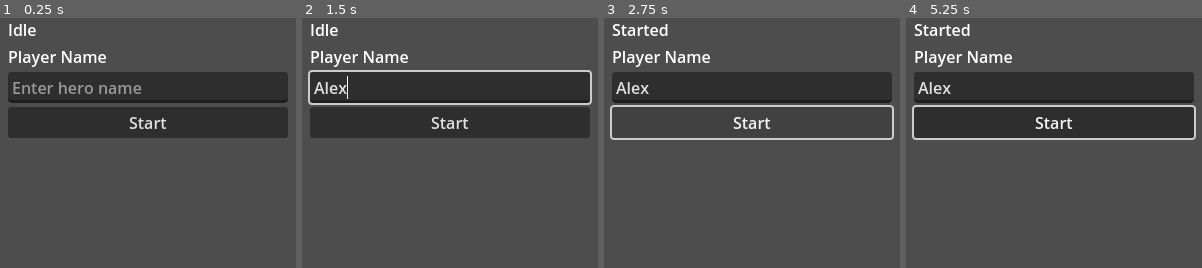
Above: before the commit, frames 1-4 (left to right).
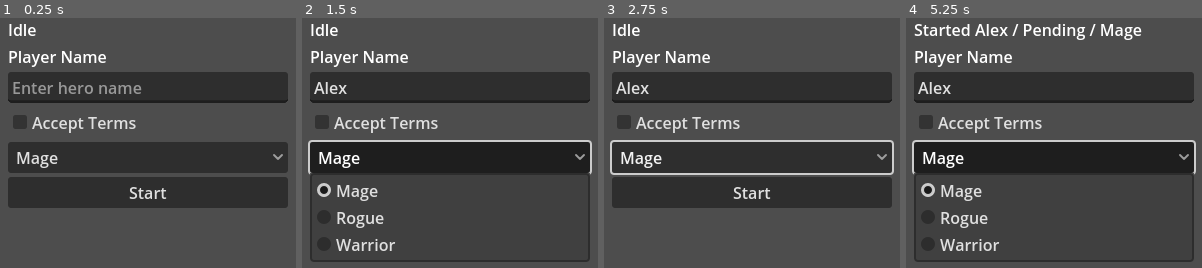
Above: after the commit, the same moments.

Repository: mewhhaha/godoteer
Game: Godot game, scene res://scenes/sample_app.tscn
Two runs of this game, one before a commit and one after it. Both use one fixed random seed, a clock stepped at 60 frames per second and the inputs below.
Inputs (mouse positions are in pixels of both pictures, inside the frame that each line leads up to):
- Up to frame 1 (0.25 s): no input
- Up to frame 2 (1.5 s): click (450, 88) at 0.52 s; type "Alex" at 0.6 s; click (450, 158) at 1.25 s, where only the run after the commit has a clickable "Mage"
- Up to frame 3 (2.75 s): click "Start" at 2 s
- Up to frame 4 (5.25 s): click "Start" at 2.75 s; click (1054, 123) at 3.5 s, where only the run after the commit has a clickable "Accept Terms"; click (1054, 123) at 4.25 s, where only the run after the commit has a clickable "Accept Terms"; click (1054, 158) at 5 s, where only the run after the commit has a clickable "Mage"

The runs differ from the first frame. In frame 1, 35% of the frame differs, in the area x 2-98%, y 35-76%; in frame 2, 29%; in frame 3, 28%; in frame 4, 31%.

Commit message:
Add locator actions, waited assertions, and dir test runs
Co-authored-by: Codex <noreply@openai.com>

Diff:
--- a/sample_project/scenes/sample_app.tscn
+++ b/sample_project/scenes/sample_app.tscn
@@ -33,6 +33,24 @@
 accessibility_name = "Player Name"
 accessibility_description = "Type player name before starting"
 
+[node name="TermsToggle" type="CheckBox" parent="FormPanel"]
+layout_mode = 2
+text = "Accept Terms"
+accessibility_description = "Accept terms before starting"
+
+[node name="RoleSelect" type="OptionButton" parent="FormPanel"]
+layout_mode = 2
+item_count = 3
+popup/item_0/text = "Mage"
+popup/item_0/id = 0
+popup/item_1/text = "Rogue"
+popup/item_1/id = 1
+popup/item_2/text = "Warrior"
+popup/item_2/id = 2
+selected = 0
+accessibility_name = "Role"
+accessibility_description = "Choose player role"
+
 [node name="ActionButton" type="Button" parent="FormPanel"]
 layout_mode = 2
 text = "Start"
--- a/sample_project/scripts/sample_app.gd
+++ b/sample_project/scripts/sample_app.gd
@@ -2,6 +2,9 @@
 
 @onready var status_label: Label = $FormPanel/StatusLabel
 @onready var action_button: Button = $FormPanel/ActionButton
+@onready var name_input: LineEdit = $FormPanel/NameInput
+@onready var terms_toggle: CheckBox = $FormPanel/TermsToggle
+@onready var role_select: OptionButton = $FormPanel/RoleSelect
 
 
 func _ready() -> void:
@@ -10,4 +13,8 @@
 
 func _on_action_button_pressed() -> void:
 	await get_tree().create_timer(0.05).timeout
-	status_label.text = "Started"
+	status_label.text = "Started %s / %s / %s" % [
+		name_input.text if name_input.text != "" else "Anonymous",
+		"Accepted" if terms_toggle.button_pressed else "Pending",
+		role_select.get_item_text(role_select.selected) if role_select.selected >= 0 else "No Role"
+	]
--- a/sample_project/tests/scene/smoke_test.gd
+++ b/sample_project/tests/scene/smoke_test.gd
@@ -11,11 +11,16 @@
 	var name_field := form.get_by_role("textbox", {"name": "Player Name"})
 	var label_field := form.get_by_label_text("Player Name")
 	var placeholder_field := form.get_by_placeholder_text("Enter hero name")
+	var terms_toggle := form.get_by_role("checkbox", {"name": "Accept Terms"})
+	var role_select := form.get_by_role("combobox", {"name": "Role"})
 
-	status.expect_text("Idle", "Status should start idle")
-	start_button.expect_exists("Start button should resolve by role and accessible name")
+	await status.to_have_text("Idle")
+	await start_button.to_exist()
+	await terms_toggle.to_be_visible()
+	await start_button.to_be_enabled()
 	expect(name_field.node() == label_field.node(), "Role and label query should find same input")
 	expect(name_field.node() == placeholder_field.node(), "Placeholder query should find same input")
+	expect(role_select.value() == "Mage", "Combobox should start at first option")
 	screen.expect_accessible_name(start_button, "Start")
 	screen.expect_accessible_description(start_button, "Starts sample flow")
 	screen.expect_accessible_description(status, "Current sample status")
@@ -27,15 +32,40 @@
 	var screen := await driver.screen(SAMPLE_APP)
 	var form := screen.within(screen.get_by_node_name("FormPanel"))
 	var start_button := form.get_by_role("button", {"name": "Start"})
+	var name_field := form.get_by_role("textbox", {"name": "Player Name"})
+	var terms_toggle := form.get_by_role("checkbox", {"name": "Accept Terms"})
+	var role_select := form.get_by_role("combobox", {"name": "Role"})
 
-	screen.get_by_text("Idle").expect_exists("Idle text should be visible before click")
+	await name_field.fill("Mew")
+	await name_field.to_have_value("Mew")
+	await terms_toggle.check()
+	await terms_toggle.to_have_value(true)
+	await role_select.select_option("Rogue")
+	await role_select.to_have_value("Rogue")
+	await name_field.press(KEY_ENTER)
+	await screen.get_by_text("Idle").to_exist()
 	await screen.move_mouse_between(Vector2(0, 0), Vector2(120, 120), 0.05, 6)
 	await start_button.click()
 
-	var started := await screen.find_by_text("Started")
+	var started := await screen.find_by_text("Started Mew / Accepted / Rogue")
 	expect(started != null, "find_by_text should wait for delayed Started text")
 	if started != null:
-		started.expect_text("Started", "Visible text should update after click")
+		await started.to_have_text("Started Mew / Accepted / Rogue")
+
+
+func test_checkbox_and_clear_actions(driver: GodoteerDriver) -> void:
+	var screen := await driver.screen(SAMPLE_APP)
+	var form := screen.within(screen.get_by_node_name("FormPanel"))
+	var name_field := form.get_by_role("textbox", {"name": "Player Name"})
+	var terms_toggle := form.get_by_role("checkbox", {"name": "Accept Terms"})
+
+	await name_field.fill("Temp")
+	await name_field.clear()
+	await name_field.to_have_value("")
+	await terms_toggle.check()
+	await terms_toggle.to_have_value(true)
+	await terms_toggle.uncheck()
+	await terms_toggle.to_have_value(false)
 
 
 func test_query_returns_null_for_zero_matches(driver: GodoteerDriver) -> void:
--- a/sample_project/tests/unit/basic_test.gd
+++ b/sample_project/tests/unit/basic_test.gd
@@ -28,3 +28,13 @@
 		"Unexpected variadic failure message",
 		failures
 	)
+
+
+func test_expect_formats_dictionary_details() -> void:
+	set_failures_quiet(true)
+	expect(false, "expected=", {"hp": 10}, "actual=", {"hp": 5})
+	set_failures_quiet(false)
+
+	var failures := drain_failures()
+	expect(failures.size() == 1, "Expected one dictionary failure", failures)
+	expect(str(failures[0]).contains("expected="), "Formatted message should keep paired labels", failures)
Not shown, changed: sample_project/addons/godoteer/locator.gd
Not shown, changed: sample_project/addons/godoteer/runner.gd
Not shown, changed: sample_project/addons/godoteer/screen.gd
Not shown, changed: sample_project/addons/godoteer/test_base.gd
Not shown, changed: sample_project/addons/godoteer/test_scene.gd
Not shown, changed: README.md
Not shown, changed: docs/SKILL.md
Not shown, changed: docs/references/api-surface.md
Not shown, changed: docs/references/repo-map.md
Not shown, changed: docs/references/testing-runbook.md
